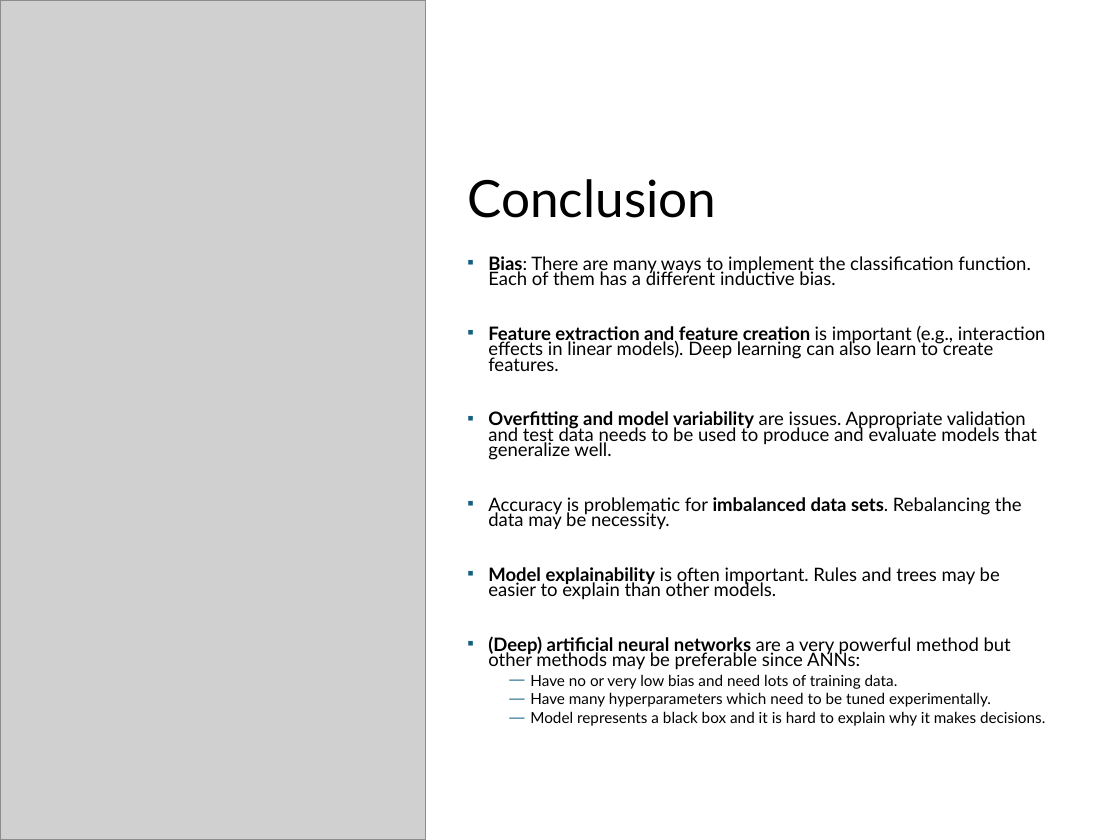
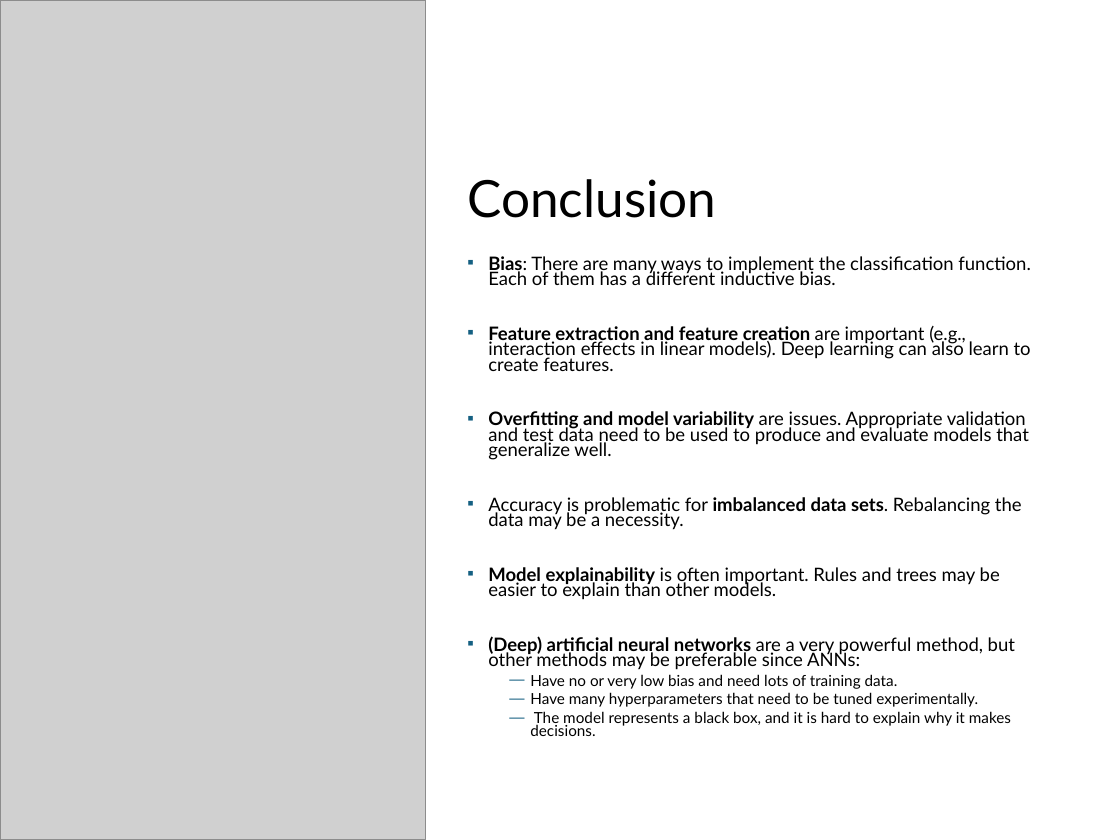
Before and after one commit to mhahsler/Introduction_to_Data_Mining_R_Examples, a slide deck: slide 57 of slides/chap4_alternative_classification.pptx (slide 56 before the commit). Drawn at 1120x840 pixels with LibreOffice and Linux fonts; fonts in the diff are those of the drawing; grey boxes stand for pictures. Boxes give left, top, right and bottom in pixels: in the first picture for what was removed or moved away, otherwise in the second. Text is boxed around its words. In the diff, an @@ line names an element or a change of style, - is before the commit and + after.

```diff
--- a/slides/chap4_alternative_classification.pptx
+++ b/slides/chap4_alternative_classification.pptx
@@ text at [488, 326, 1031, 530]: text changed @@
-▪ Feature extraction and feature creation is important (e.g., interaction effects in linear models). Deep learning can also learn to create features.
-▪ Overfitting and model variability are issues. Appropriate validation and test data needs to be used to produce and evaluate models that generalize well.
-▪ Accuracy is problematic for imbalanced data sets. Rebalancing the data may be necessity.
+▪ Feature extraction and feature creation are important (e.g., interaction effects in linear models). Deep learning can also learn to create features.
+▪ Overfitting and model variability are issues. Appropriate validation and test data need to be used to produce and evaluate models that generalize well.
+▪ Accuracy is problematic for imbalanced data sets. Rebalancing the data may be a necessity.
@@ text at [488, 636, 1015, 670]: text changed @@
-▪ (Deep) artificial neural networks are a very powerful method but other methods may be preferable since ANNs:
+▪ (Deep) artificial neural networks are a very powerful method, but other methods may be preferable since ANNs:
@@ text at [530, 692, 1011, 736]: text changed @@
-  — Have many hyperparameters which need to be tuned experimentally.
-  — Model represents a black box and it is hard to explain why it makes decisions.
+  — Have many hyperparameters that need to be tuned experimentally.
+  — The model represents a black box, and it is hard to explain why it makes decisions.
```
Also in this commit, not shown: 16 other slides changed, 3 slides added, 2 slides removed, 1 other file.
